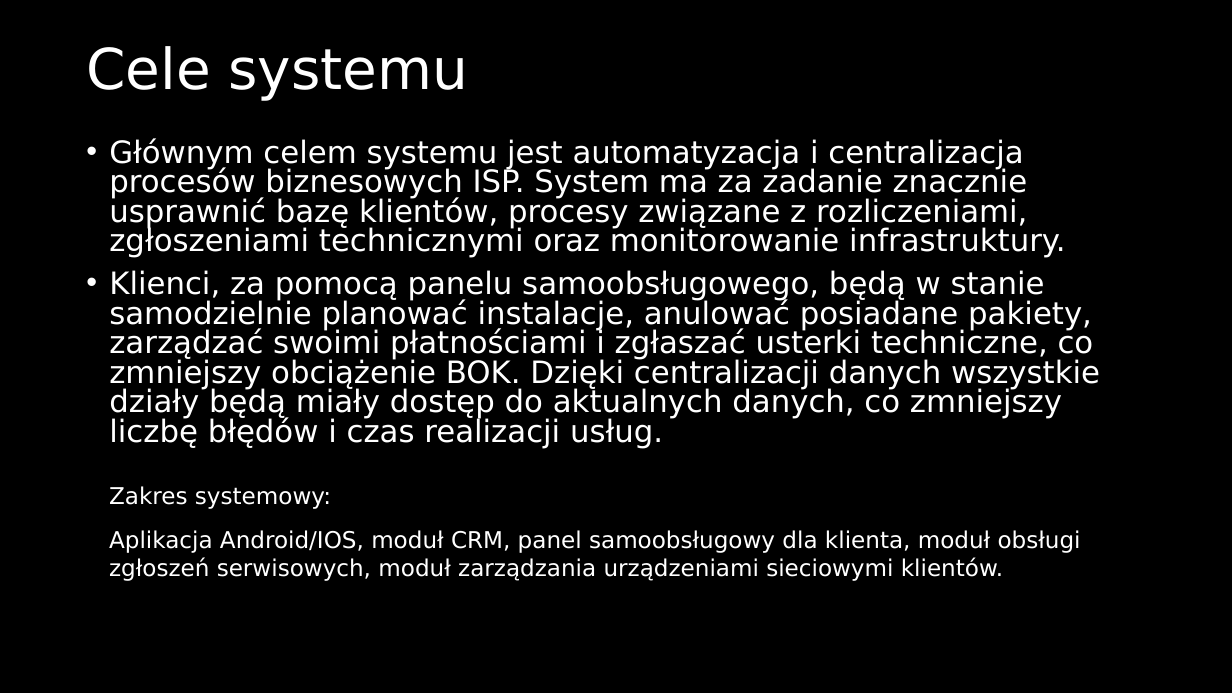
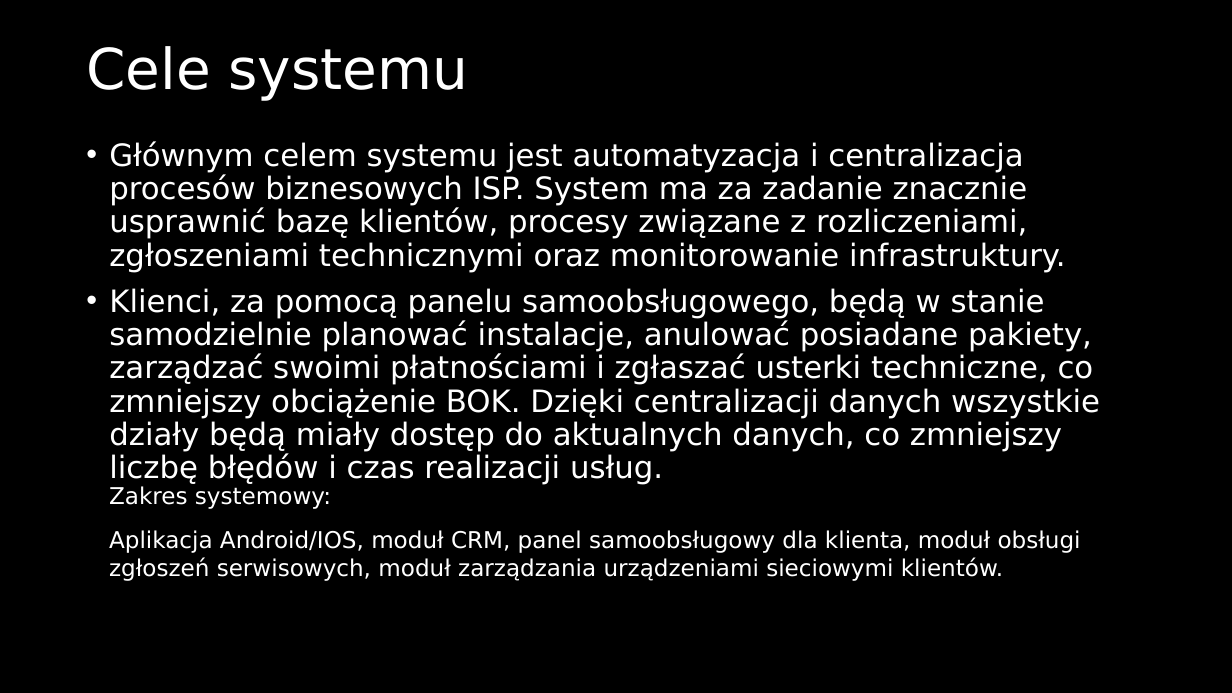
Before and after one commit to jonatanalimowski/io_projekt, a slide deck: slide 2 of IO-Projekt.pptx. Drawn at 1232x693 pixels with LibreOffice and Linux fonts; fonts in the diff are those of the drawing. Boxes give left, top, right and bottom in pixels: in the first picture for what was removed or moved away, otherwise in the second. Text is boxed around its words. In the diff, an @@ line names an element or a change of style, - is before the commit and + after.

```diff
--- a/IO-Projekt.pptx
+++ b/IO-Projekt.pptx
@@ text "Głównym celem systemu jest automatyzacja ..." at bbox=[109, 141, 1100, 485]: line spacing 0.8 to 0.9 @@
```
Also in this commit, not shown: 6 other slides changed, 3 slides added, 4 slides removed, 1 other file.
